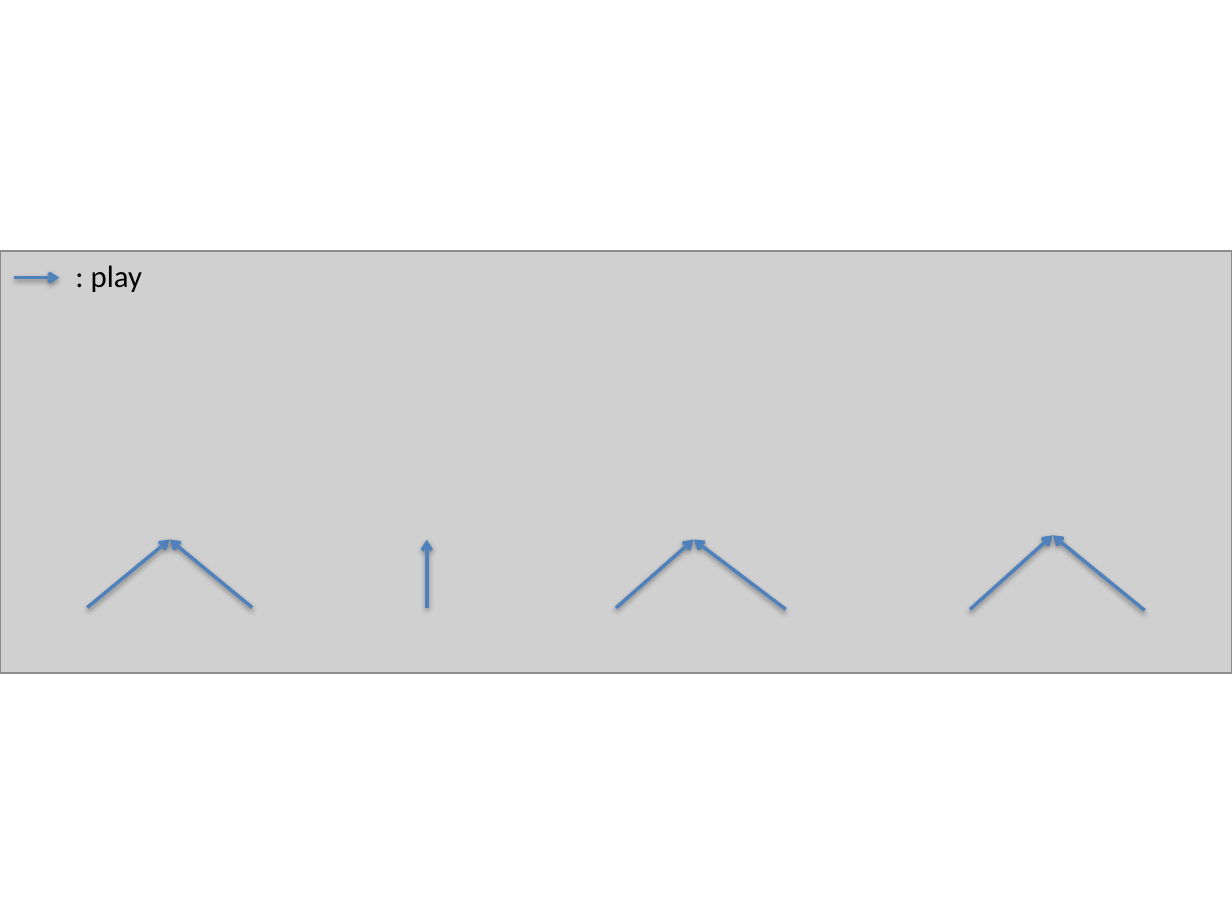
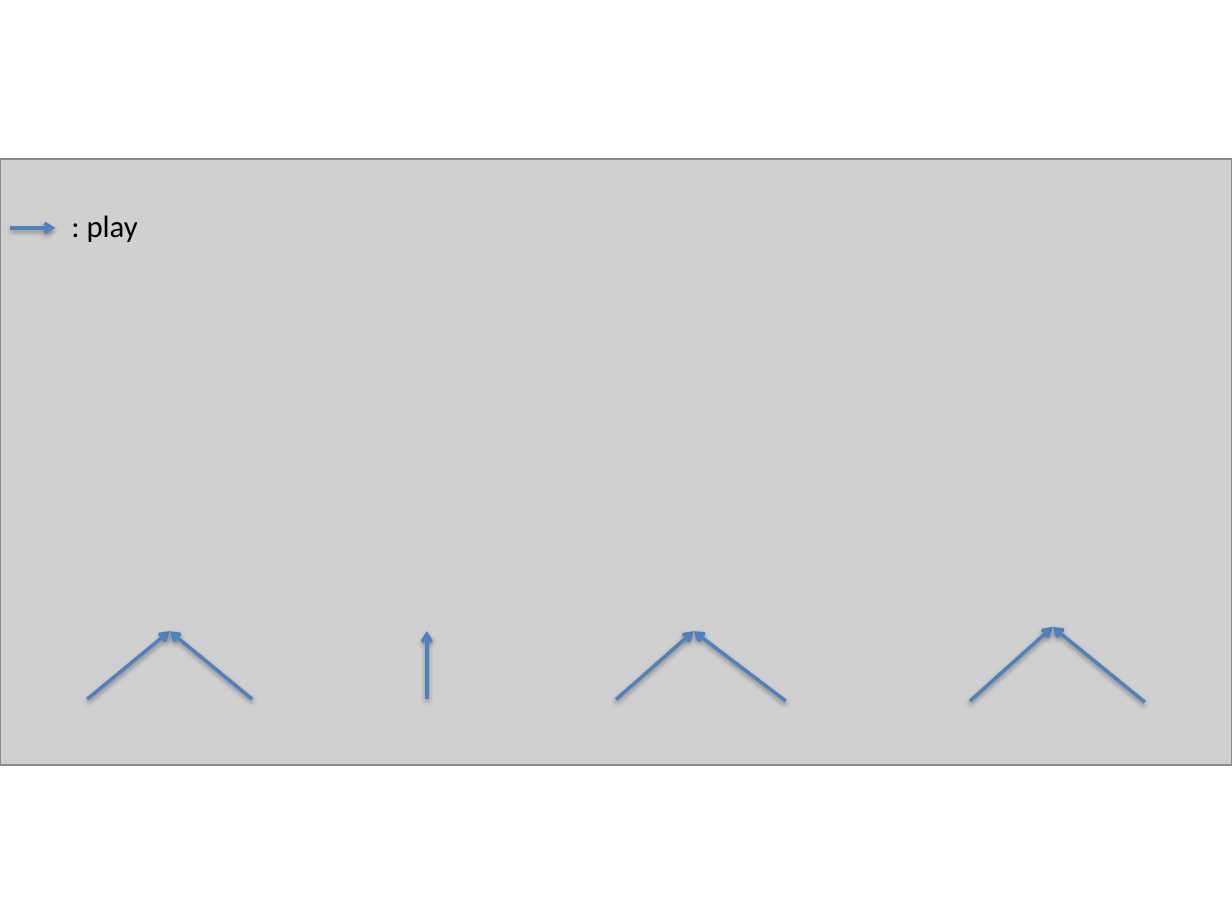
Before and after one commit to joelchampeau/idm_modsoc, a slide deck: slide 1 of documentation/docTravail/seancesTravail/Role4All_use_case/RoleModel.pptx. Drawn at 1232x924 pixels with LibreOffice and Linux fonts; fonts in the diff are those of the drawing; grey boxes stand for pictures. Boxes give left, top, right and bottom in pixels: in the first picture for what was removed or moved away, otherwise in the second. Text is boxed around its words. In the diff, an @@ line names an element or a change of style, - is before the commit and + after.

```diff
--- a/documentation/docTravail/seancesTravail/Role4All_use_case/RoleModel.pptx
+++ b/documentation/docTravail/seancesTravail/Role4All_use_case/RoleModel.pptx
@@ picture: place and size @@
-picture at box(0, 251, 1232, 674)
+picture at box(0, 159, 1232, 765)
@@ text ": play": place and size @@
-text ": play" at box(91, 265, 142, 292)
+text ": play" at box(87, 215, 138, 242)
@@ arrow moved from (15, 277) - (59, 277) to (10, 228) - (55, 228) @@
@@ 7 arrows: place and size @@
-7 arrows at box(87, 535, 1145, 610)
+7 arrows at box(87, 627, 1145, 702)
```
Also in this commit, not shown: 6 other files.
